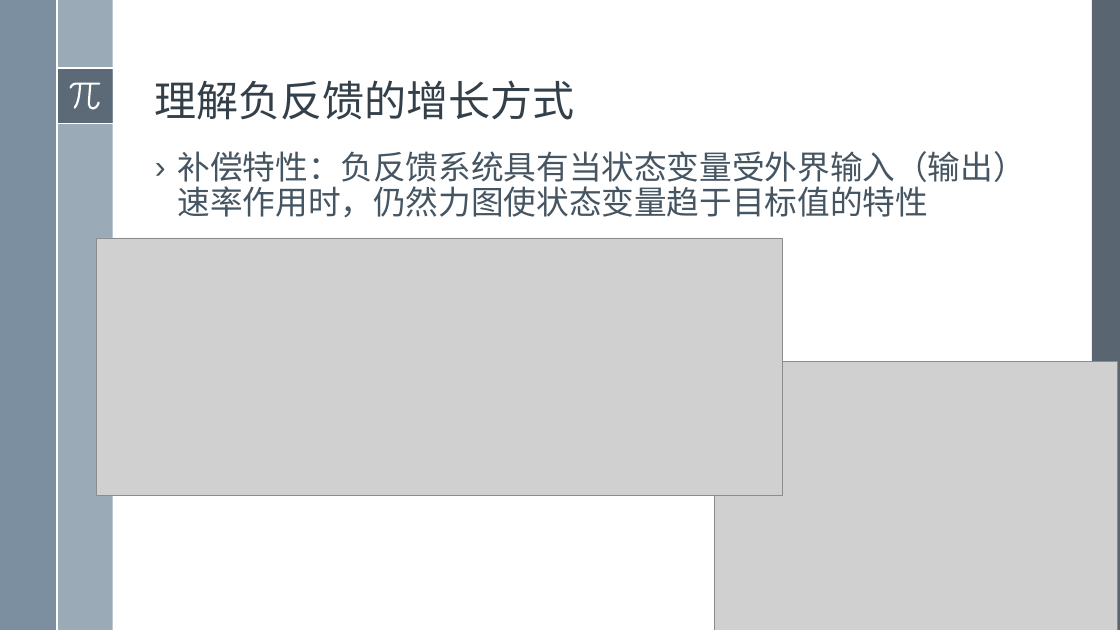
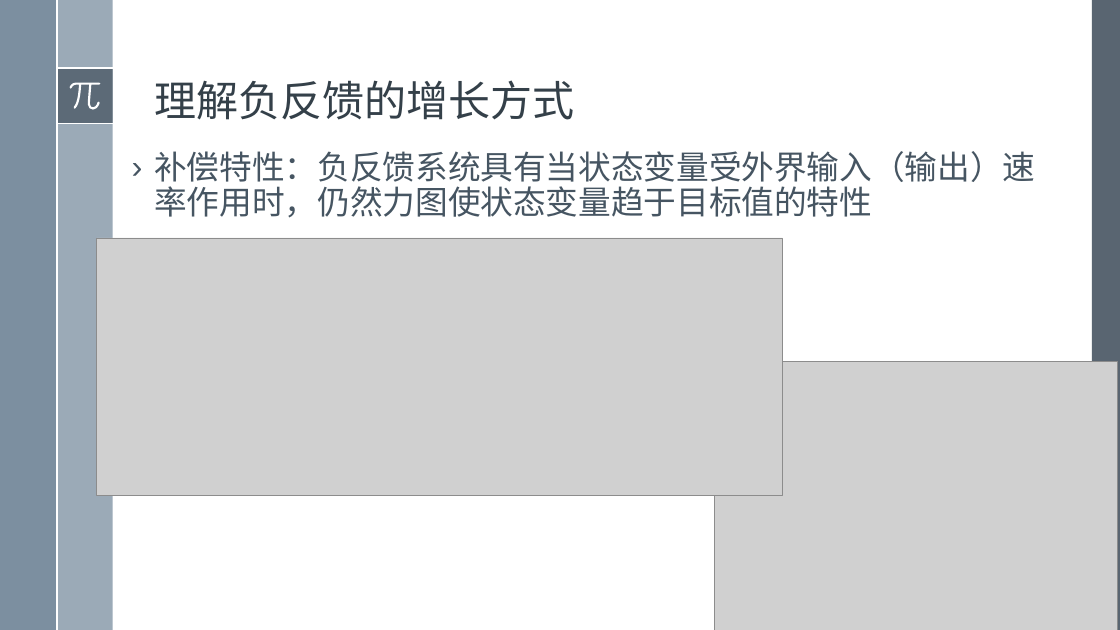
Before and after one commit to exoplanetX/SystemDynamics, a slide deck: slide 16 of 2019系统仿真-9-一阶反馈系统.pptx. Drawn at 1120x630 pixels with LibreOffice and Linux fonts; fonts in the diff are those of the drawing; grey boxes stand for pictures. Boxes give left, top, right and bottom in pixels: in the first picture for what was removed or moved away, otherwise in the second. Text is boxed around its words. In the diff, an @@ line names an element or a change of style, - is before the commit and + after.

```diff
--- a/2019系统仿真-9-一阶反馈系统.pptx
+++ b/2019系统仿真-9-一阶反馈系统.pptx
@@ text "补偿特性：负反馈系统具有当状态变量受外界输入（输出）速率作用时，仍然力图使状态变量趋于目标值的特性" rewrapped from (x1=178, y1=151, x2=1026, y2=218) to (x1=154, y1=151, x2=1035, y2=218) @@
```
Also in this commit, not shown: 8 other files.
